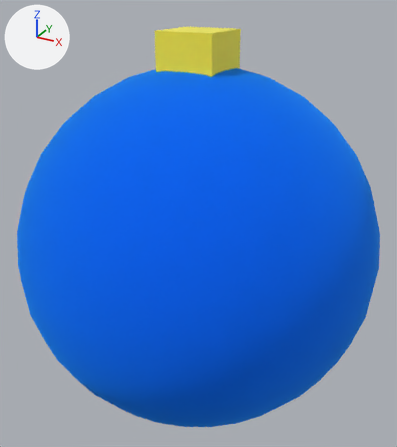
The glTF model public/websitedemo.glb as it was, and as the next commit left it.
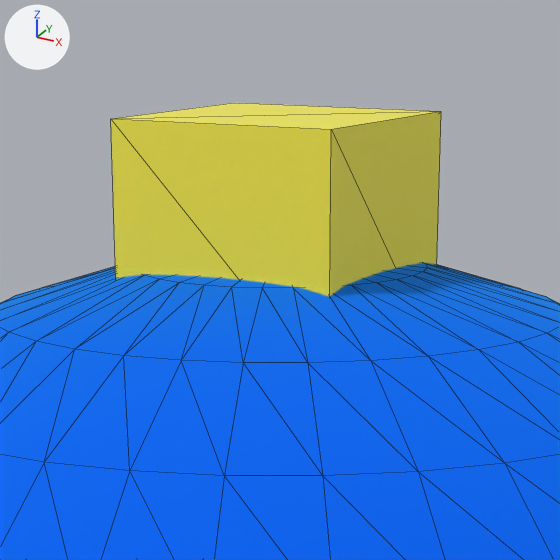
There are two pictures of each version: one whole from a 50 mm lens placed at (2.32, -4.22, 2.32), pointed at (-0.01, 0.01, 0.2), one close up on the part from 32% to 68% of the width and 0% to 33% of the height. Lighting does not change. The marker at upper left points along +X, +Y and +Z. The close-ups show mesh edges as thin lines. Where no turn or scale is listed for an object, it has been applied to the vertices. Vertices at the same position are counted once.
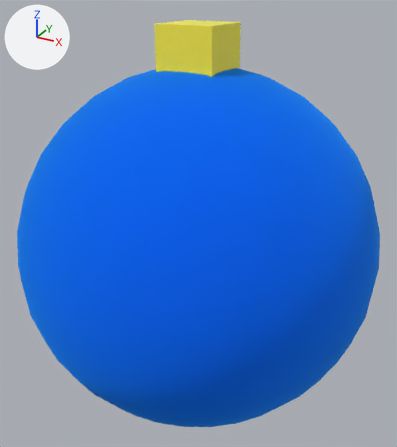
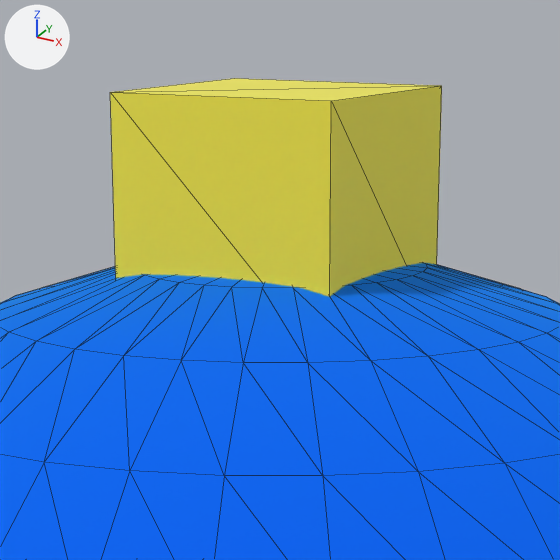
Boxes (x1, y1, x2, y2) around the edits, measured in the close-ups (560 x 560 px):
```json
{"object": "Cube", "change": "moved", "before": [111, 103, 441, 297], "after": [110, 78, 442, 297]}
```

Edits to the scene script, one JSON object a line:
```json
{"block": "me_cube_001", "where": "me_cube_001.from_pydata(...)  # 8 vertices, 12 faces; spans x -0.261..0.261, y -0.261..0.261, z -0.261..0.261"}
{"block": "me_cube_001", "where": "# used by ob_cube; location = (0.0, 0.0, 1.695)"}
{"block": "me_cube_001", "change": "me_cube_001 part 1: the whole mesh is moved by (0.0, 0.0, 0.261)"}
{"op": "set", "path": "ob_cube.location", "old": "(0.0, 0.0, 1.695)", "new": "(0.0, 0.0, 1.487)"}
```
